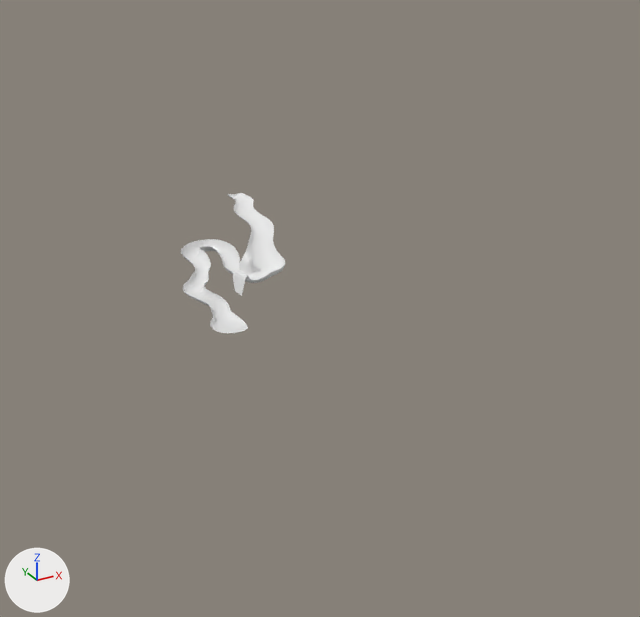
Before and after pictures for a commit that changed the glTF model godot_project/models/level1.glb.
The view is the same before and after, from a 50 mm lens placed at (-377.0, -943.0, 465.0), pointed at (129.0, -22.0, 4.0). The axes (+X, +Y, +Z) are drawn at lower left. The lights are the same throughout. Vertices at the same position are counted once.

Before the edit, the objects in view are built like this:
```python
me_mesh = bpy.data.meshes.new('Mesh')
me_mesh.from_pydata(...)  # 819 vertices, 1456 faces; spans x -24.0..128.0, y -33.0..202.0, z -1.0..104.0
me_mesh.materials.append(mat_ground)  # white #e7e7e7
ob_track_col = bpy.data.objects.new('track-col', me_mesh)
ob_track_col.location = (0.0, 0.0, 0.0)
```
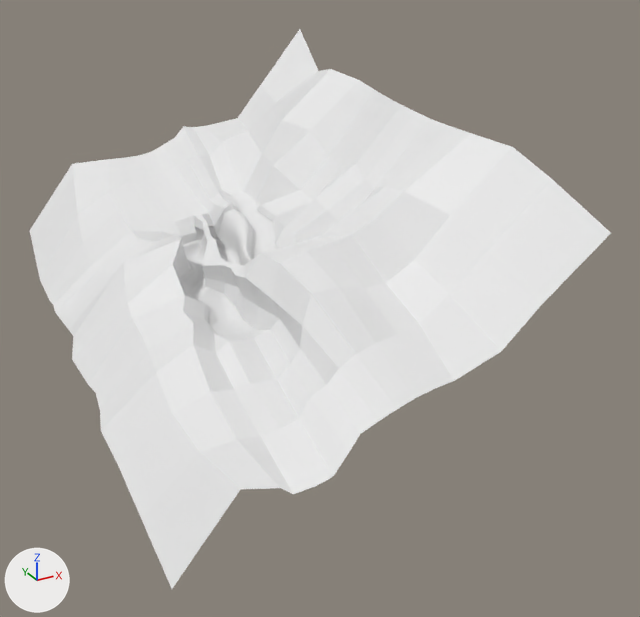
Commit message: Surrounding terrain for level 1

Where the change shows, as pixel boxes (x1, y1, x2, y2) in the pictures (640 x 617 px):
'maasto-col', added: after (29, 29, 611, 589)
'track-col', reshaped: before (181, 193, 285, 333); after (181, 190, 278, 337)

What the commit changed:
me_mesh is used by ob_track_col; location (0.0, 0.0, 0.0).
me_mesh had 819 vertices, 1456 faces and spanned x -24.0..128.0, y -33.0..202.0, z -1.0..104.0.
me_mesh now has 1237 vertices, 2280 faces and spans x -33.0..139.0, y -45.0..218.0, z -1.0..108.0.
me_mesh part 1: 47 vertices moved from x 4.0..65.0, y -33.0..134.0, z 2.0..68.0 to x 4.0..65.0, y -33.0..138.0, z 2.0..65.0; 186 vertices removed from x -24.0..128.0, y -33.0..202.0, z 2.0..104.0; 604 vertices added at x -33.0..139.0, y -45.0..218.0, z 2.0..108.0.
Mesh me_cube is new.
It has 269 vertices, 440 faces and spans x -203.0..299.0, y -376.0..330.0, z -144.0..298.0.
Object 'maasto-col' (ob_maasto_col) is new; it shows me_cube.
Its location is (28.0, 71.0, 9.0).
